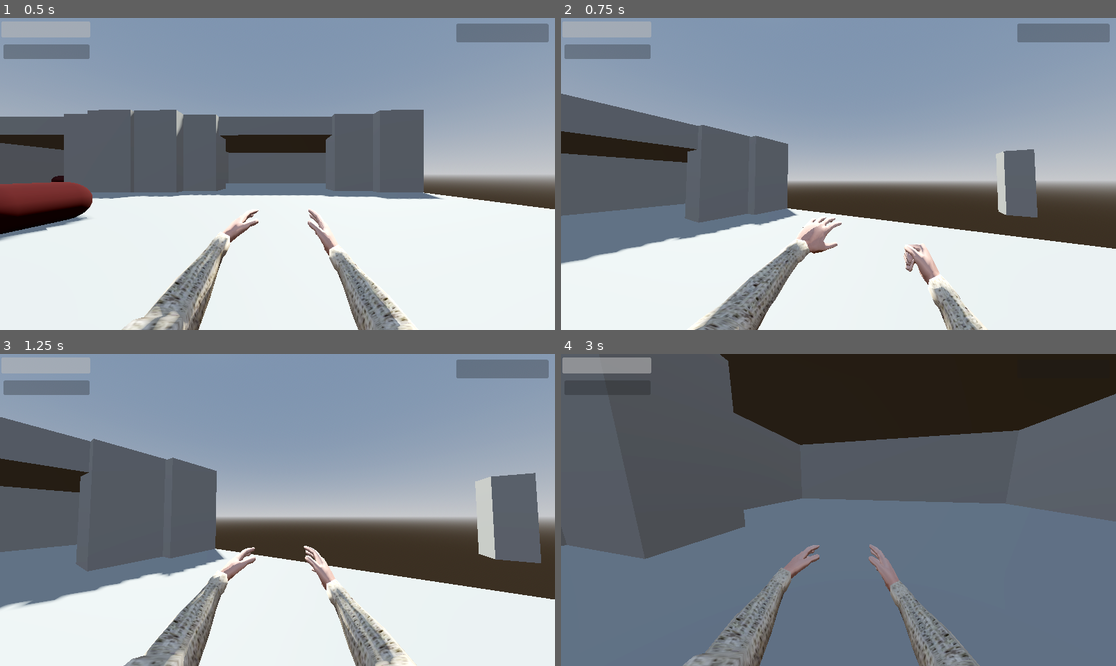
Above: before the commit, frames 1-4 (two rows, left to right).
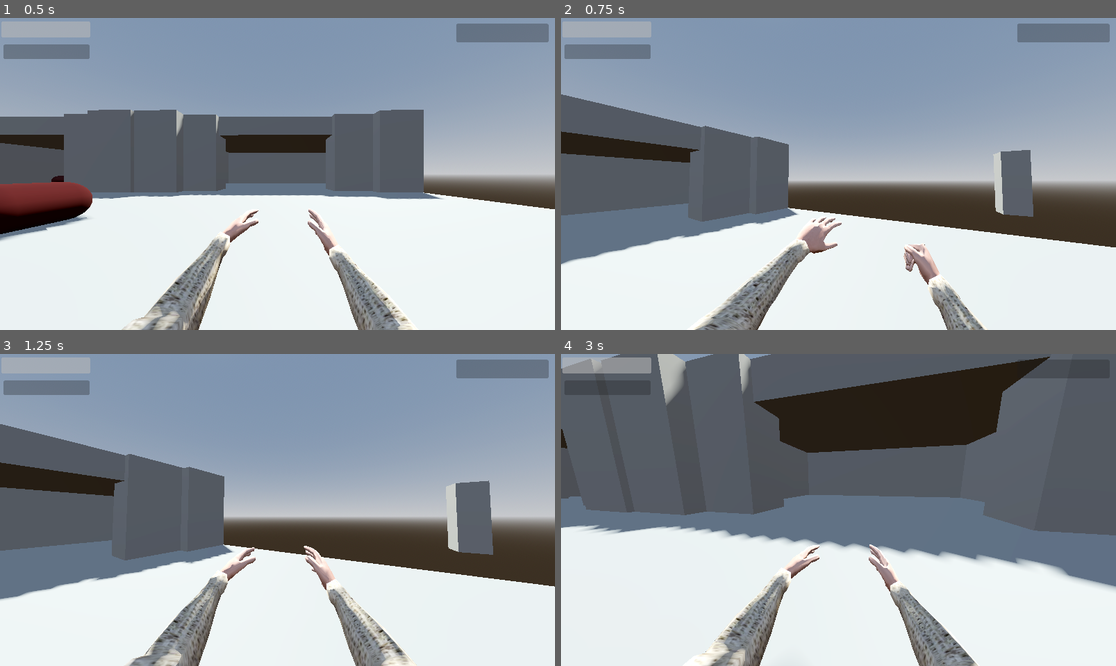
Above: after the commit, the same moments.

Repository: lungcollapser/record
Game: Godot game, scene res://scenes/world.tscn
Two runs of this game, one before a commit and one after it. Both use one fixed random seed, a clock stepped at 60 frames per second and the inputs below.
Inputs (mouse positions are in pixels of both pictures, inside the frame that each line leads up to):
- Up to frame 1 (0.5 s): no input
- Up to frame 2 (0.75 s): tap Enter (ui_accept) at 0.5 s; move the mouse to (866, 174) at 0.52 s; press the mouse at (866, 174) at 0.53 s; hold W (forward) from 0.53 s (still down)
- Up to frame 3 (1.25 s): keep holding W (forward); tap Enter (ui_accept) at 0.77 s
- Up to frame 4 (3 s): keep holding W (forward); move the mouse to (810, 510) at 1.27 s; release the mouse at (810, 510) at 1.28 s; tap Ctrl (crouch) at 1.35 s; tap Enter (ui_accept) at 1.52 s; move the mouse to (849, 503) at 2.02 s; tap T (dropreceptacle) at 2.1 s; move the mouse to (832, 516) at 2.77 s; tap E (interact) at 2.85 s

Frame 1 is identical in both runs. In frame 2, 1.8% of the frame differs, in the area x 0-100%, y 24-100%; in frame 3, 11%; in frame 4, 50%, in the area x 0-100%, y 0-100%.

Commit message:
I DID IT!
movement with receptacle and without is now changed

Diff:
--- a/project.godot
+++ b/project.godot
@@ -20,7 +20,7 @@
 StaminaBar="*res://scenes/stamina_bar.tscn"
 BloodBar="*res://scenes/blood_bar.tscn"
 HealthBar="*res://scenes/health_bar.tscn"
-Events="*res://events.gd"
+Events="*res://scripts/events.gd"
 
 [display]
 
--- a/scenes/events.tscn
+++ b/scenes/events.tscn
@@ -1,6 +1,6 @@
 [gd_scene load_steps=2 format=3 uid="uid://c8v5ot2gpcb6c"]
 
-[ext_resource type="Script" path="res://events.gd" id="1_p56g0"]
+[ext_resource type="Script" path="res://scripts/events.gd" id="1_p56g0"]
 
 [node name="events" type="Node"]
 script = ExtResource("1_p56g0")
--- a/scenes/human_receptacle.tscn
+++ b/scenes/human_receptacle.tscn
@@ -31,5 +31,4 @@
 shape = SubResource("BoxShape3D_5otlv")
 
 [connection signal="body_entered" from="." to="." method="_on_body_entered"]
-[connection signal="call_receptacle_speed" from="." to="." method="_on_call_receptacle_speed"]
 [connection signal="input_event" from="." to="." method="_on_input_event"]
--- a/events.gd
+++ b/scripts/events.gd
@@ -1,3 +1,4 @@
 extends Node
 
 signal call_receptacle_speed
+signal call_normal_speed
--- a/scripts/human_receptacle.gd
+++ b/scripts/human_receptacle.gd
@@ -1,7 +1,6 @@
 extends RigidBody3D
 class_name HumanReceptacle
 
-signal call_receptacle_speed
 
 @onready var collision = $HumanReceptacleShape
 @onready var human_receptacle  = $"."
@@ -9,21 +8,25 @@
 var player_pick_up
 var receptacle_amount = true
 var dead_body_parts
-var player
 
 func _ready() -> void:
 	player_hold = get_tree().get_nodes_in_group("hold")[0]
 	player_pick_up = get_tree().get_nodes_in_group("pickup")[0]
 
+
+
 func _physics_process(_delta: float):
 
 	drop_receptacle()
-	_on_call_receptacle_speed()
+
+	if receptacle_amount == true:
+		Events.emit_signal("call_receptacle_speed")
+	else:
+		Events.emit_signal("call_normal_speed")
 
 	if Input.is_action_just_pressed("dropreceptacle"):
 		collision.disabled = false
 		visible = true
-
 
 func drop_receptacle():
 	var receptacle_collider = player_pick_up.get_collider()
@@ -42,7 +45,3 @@
 	if body.is_in_group("Bussin"):
 		body.queue_free()
 		BloodBar.value += 1
-
-
-func _on_call_receptacle_speed():
-	receptacle_amount == true
--- a/scripts/playerbody.gd
+++ b/scripts/playerbody.gd
@@ -38,6 +38,7 @@
 	hold = get_tree().get_nodes_in_group("hold")[0]
 
 	Events.connect("call_receptacle_speed", Callable(self, "receptacle_speed"))
+	Events.connect("call_normal_speed", Callable(self, "normal_speed"))
 
 func _unhandled_input(event: InputEvent) -> void:
 	if event is InputEventMouseMotion:
@@ -58,7 +59,6 @@
 
 
 func _physics_process(delta: float):
-
 
 	if picked_up_object != null:
 		var a = picked_up_object.global_position
@@ -100,8 +100,6 @@
 		speed = SPRINT_SPEED
 	elif Input.is_action_pressed("walk"):
 		speed = WALK_SPEED
-	else:
-		speed = JOG_SPEED
 
 	# Handle jump.
 	if Input.is_action_just_pressed("ui_accept") and is_on_floor():
@@ -161,3 +159,5 @@
 
 func receptacle_speed():
 	speed = WALK_SPEED
+func normal_speed():
+	speed = JOG_SPEED
